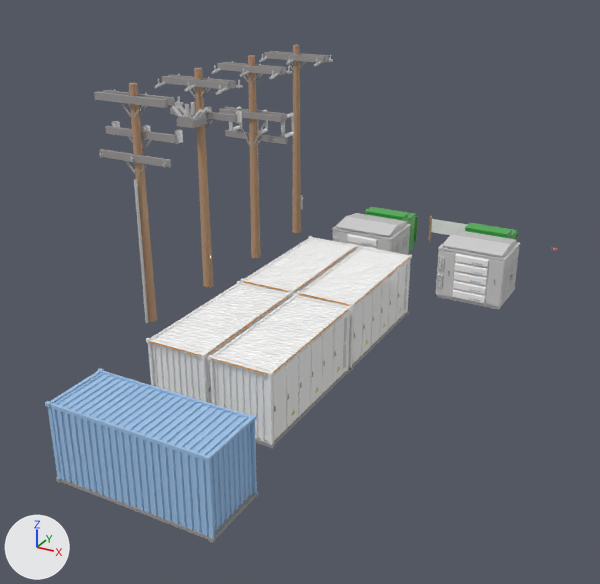
Before and after pictures for a commit that changed the glTF model Butterfield BESS Site FINAL.glb.
The view is the same before and after, from a camera (50 mm lens) standing at (8.6, -45.1, 16.5) and looking at (-7.4, -16.1, 2.0). Lighting does not change. The marker at lower left points along +X, +Y and +Z. The picture after the commit comes second. Where no turn or scale is listed for an object, it has been applied to the vertices. Vertices at exactly the same position are counted once.
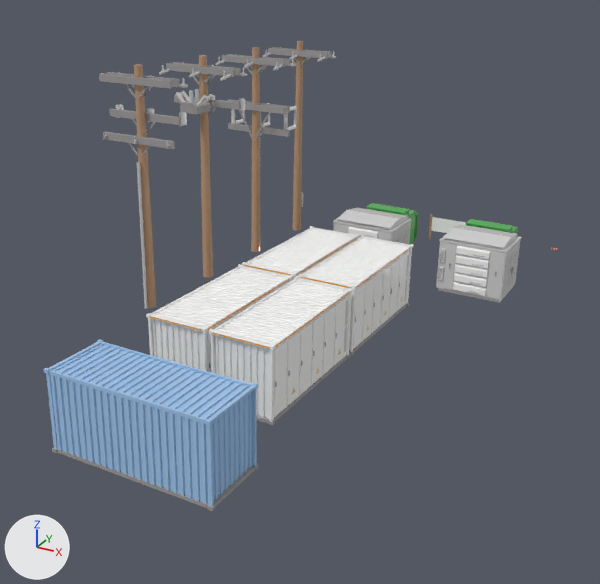
What changed in the scene script:
```text
Change me_mesh_3:
    remove me_mesh_3.from_pydata(...)  # 10864 vertices, 21732 faces; spans x -9.23..-5.86, y -9.54..-6.92, z 0.0..2.96
    add me_mesh_3.from_pydata(...)  # 10864 vertices, 21732 faces; spans x -9.23..-5.86, y -9.52..-6.83, z 0.27..3.27
    me_mesh_3 part 1: 10864 of 10864 vertices moved; they spanned x -9.23..-5.86, y -9.54..-6.92, z 0.0..2.96 and now span x -9.23..-5.86, y -9.52..-6.83, z 0.27..3.27; mean shift (0.0, 0.06, 0.31)
Change me_mesh_4:
    remove me_mesh_4.from_pydata(...)  # 4108 vertices, 8212 faces; spans x -9.14..-6.6, y -18.04..-11.89, z 0.0..2.96
    add me_mesh_4.from_pydata(...)  # 4108 vertices, 8212 faces; spans x -9.14..-6.6, y -18.03..-11.76, z 0.46..3.65
    me_mesh_4 part 2: 4108 of 4108 vertices moved; they spanned x -9.14..-6.6, y -18.04..-11.89, z 0.0..2.96 and now span x -9.14..-6.6, y -18.03..-11.76, z 0.46..3.65; mean shift (0.0, 0.07, 0.56)
Change me_mesh_5:
    remove me_mesh_5.from_pydata(...)  # 804 vertices, 1604 faces; spans x -9.14..-2.99, y -29.33..-26.79, z 0.0..2.96
    add me_mesh_5.from_pydata(...)  # 804 vertices, 1604 faces; spans x -9.14..-2.99, y -29.31..-26.66, z 1.03..4.08
    me_mesh_5 part 3: the whole mesh is turned -2.2 degrees about the x axis through the mesh origin
Change me_mesh_7:
    remove me_mesh_7.from_pydata(...)  # 1322 vertices, 2686 faces; spans x -15.86..-12.19, y -18.63..-17.12, z 0.0..10.67
    add me_mesh_7.from_pydata(...)  # 1322 vertices, 2686 faces; spans x -15.86..-12.19, y -18.51..-16.73, z 0.69..11.36
    me_mesh_7 part 4: the whole mesh is turned -2.2 degrees about the x axis through the mesh origin
Change me_mesh_8:
    remove me_mesh_8.from_pydata(...)  # 1498 vertices, 3020 faces; spans x -15.86..-12.19, y -14.78..-12.55, z 0.0..10.67
    add me_mesh_8.from_pydata(...)  # 1498 vertices, 3020 faces; spans x -15.86..-12.19, y -14.45..-12.16, z 0.51..11.19
    me_mesh_8 part 5: the whole mesh is turned -2.2 degrees about the x axis through the mesh origin
Change me_mesh_9:
    remove me_mesh_9.from_pydata(...)  # 1379 vertices, 2802 faces; spans x -15.85..-12.19, y -10.02..-7.58, z 0.0..10.67
    add me_mesh_9.from_pydata(...)  # 1379 vertices, 2802 faces; spans x -15.85..-12.19, y -9.64..-7.28, z 0.34..11.01
    me_mesh_9 part 6: the whole mesh is turned -2.2 degrees about the x axis through the mesh origin
Change me_mesh_12:
    remove me_mesh_12.from_pydata(...)  # 4108 vertices, 8212 faces; spans x -6.45..-3.91, y -18.04..-11.89, z 0.0..2.96
    add me_mesh_12.from_pydata(...)  # 4108 vertices, 8212 faces; spans x -6.45..-3.91, y -18.03..-11.76, z 0.46..3.65
    me_mesh_12 part 7: 4108 of 4108 vertices moved; they spanned x -6.45..-3.91, y -18.04..-11.89, z 0.0..2.96 and now span x -6.45..-3.91, y -18.03..-11.76, z 0.46..3.65; mean shift (0.0, 0.07, 0.56)
Change me_mesh_13:
    remove me_mesh_13.from_pydata(...)  # 4108 vertices, 8212 faces; spans x -9.14..-6.6, y -24.35..-18.2, z 0.0..2.96
    add me_mesh_13.from_pydata(...)  # 4108 vertices, 8212 faces; spans x -9.14..-6.6, y -24.34..-18.07, z 0.7..3.89
    me_mesh_13 part 8: 4108 of 4108 vertices moved; they spanned x -9.14..-6.6, y -24.35..-18.2, z 0.0..2.96 and now span x -9.14..-6.6, y -24.34..-18.07, z 0.7..3.89; mean shift (0.0, 0.08, 0.8)
Change me_mesh_14:
    remove me_mesh_14.from_pydata(...)  # 4108 vertices, 8212 faces; spans x -6.45..-3.91, y -24.35..-18.2, z 0.0..2.96
    add me_mesh_14.from_pydata(...)  # 4108 vertices, 8212 faces; spans x -6.45..-3.91, y -24.34..-18.07, z 0.7..3.89
    me_mesh_14 part 9: 4108 of 4108 vertices moved; they spanned x -6.45..-3.91, y -24.35..-18.2, z 0.0..2.96 and now span x -6.45..-3.91, y -24.34..-18.07, z 0.7..3.89; mean shift (0.0, 0.08, 0.8)
Change me_mesh_15:
    remove me_mesh_15.from_pydata(...)  # 10864 vertices, 21732 faces; spans x -3.59..-0.22, y -9.54..-6.92, z 0.0..2.96
    add me_mesh_15.from_pydata(...)  # 10864 vertices, 21732 faces; spans x -3.59..-0.22, y -9.52..-6.83, z 0.27..3.27
    me_mesh_15 part 10: 10864 of 10864 vertices moved; they spanned x -3.59..-0.22, y -9.54..-6.92, z 0.0..2.96 and now span x -3.59..-0.22, y -9.52..-6.83, z 0.27..3.27; mean shift (0.0, 0.06, 0.31)
```

Changed parts and their boxes (x1, y1, x2, y2) in the pictures (600 x 584 px):
'Mesh_5', turned: before (45, 368, 259, 543); after (44, 339, 258, 511)
'Mesh_14', reshaped: before (208, 293, 352, 449); after (209, 276, 354, 425)
'Mesh_13', reshaped: before (146, 281, 292, 404); after (146, 264, 293, 373)
'Mesh_12', reshaped: before (297, 245, 412, 371); after (298, 235, 414, 355)
'Mesh_7', turned: before (94, 83, 183, 323); after (99, 64, 188, 309)
'Mesh_15', reshaped: before (436, 230, 520, 310); after (436, 225, 522, 303)
'Mesh_8', turned: before (154, 68, 243, 287); after (159, 55, 247, 278)
'Mesh_9', turned: before (211, 55, 294, 258); after (216, 47, 297, 252)
'Mesh_4', reshaped (11% shorter): before (241, 236, 358, 298); after (242, 226, 359, 281)
'Mesh_3', reshaped: before (332, 213, 411, 255); after (333, 208, 412, 245)
